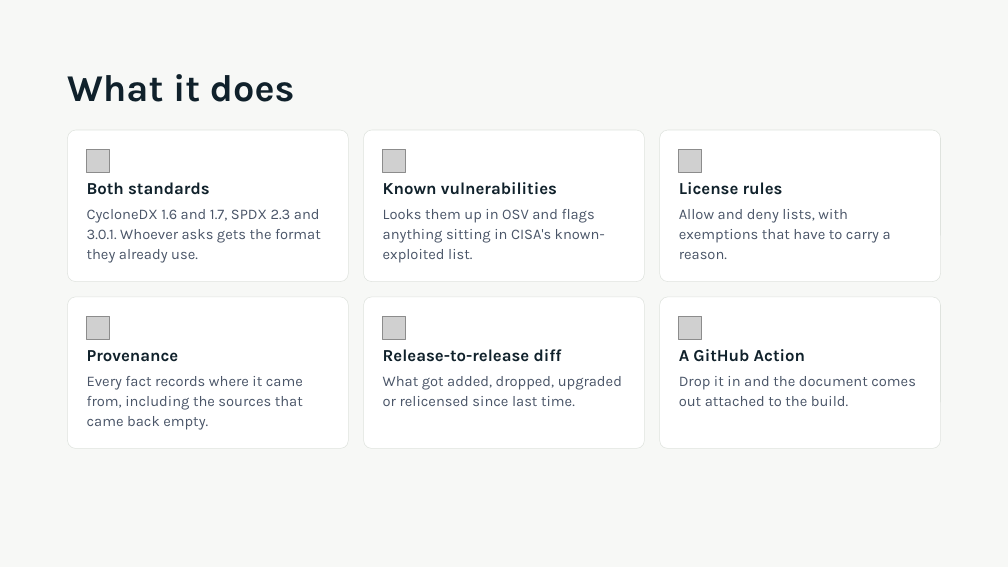
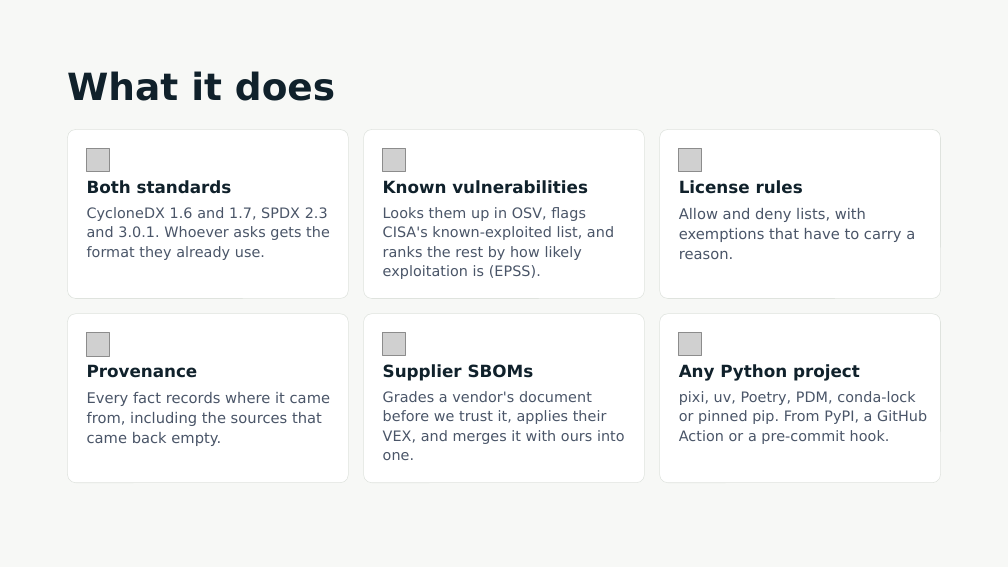
Before and after one commit to actions-marketplace-validations/millsks_pixi-sbom, a slide deck: slide 7 of docs/presentations/engineering-management/pixi-sbom-engineering.pptx. Drawn at 1008x567 pixels with LibreOffice and Linux fonts; fonts in the diff are those of the drawing; grey boxes stand for pictures. Boxes give left, top, right and bottom in pixels: in the first picture for what was removed or moved away, otherwise in the second. Text is boxed around its words. In the diff, an @@ line names an element or a change of style, - is before the commit and + after.

```diff
--- a/docs/presentations/engineering-management/pixi-sbom-engineering.pptx
+++ b/docs/presentations/engineering-management/pixi-sbom-engineering.pptx
@@ title "What it does" at bbox=[67, 71, 335, 101]: size 36 to 35.7 pt, font Karla to DejaVu Sans; line spacing 39.6pt to 39.2pt @@
@@ rounded rectangle: place and size @@
-rounded rectangle at bbox=[67, 130, 349, 282]
+rounded rectangle at bbox=[67, 129, 349, 299]
@@ rounded rectangle: place and size @@
-rounded rectangle at bbox=[364, 130, 645, 282]
+rounded rectangle at bbox=[364, 129, 645, 299]
@@ rounded rectangle: place and size @@
-rounded rectangle at bbox=[660, 130, 941, 282]
+rounded rectangle at bbox=[660, 129, 941, 299]
@@ text "CycloneDX 1.6 and 1.7, SPDX ..." at bbox=[87, 207, 330, 260]: size 14 to 13.7 pt, font Karla to DejaVu Sans; line spacing 18.9pt to 18.6pt @@
@@ text at bbox=[383, 207, 614, 279]: text changed; size 14 to 13.7 pt; font Karla to DejaVu Sans @@
-Looks them up in OSV and flags anything sitting in CISA's known-exploited list.
+Looks them up in OSV, flags CISA's known-exploited list, and ranks the rest by how likely exploitation is (EPSS).
@@ rounded rectangle: place and size @@
-rounded rectangle at bbox=[67, 297, 349, 449]
+rounded rectangle at bbox=[67, 314, 349, 483]
@@ rounded rectangle: place and size @@
-rounded rectangle at bbox=[364, 297, 645, 449]
+rounded rectangle at bbox=[364, 314, 645, 483]
@@ picture removed at bbox=[383, 316, 406, 340] @@
@@ proportions changed in 6 elements at bbox=[67, 129, 349, 299], bbox=[364, 129, 645, 299], bbox=[660, 129, 941, 299], bbox=[67, 314, 349, 483], bbox=[364, 314, 645, 483], bbox=[660, 314, 941, 483] @@
@@ rounded rectangle: place and size @@
-rounded rectangle at bbox=[660, 297, 941, 449]
+rounded rectangle at bbox=[660, 314, 941, 483]
@@ picture removed at bbox=[679, 316, 702, 340] @@
@@ picture added at bbox=[383, 333, 406, 355] @@
@@ picture added at bbox=[679, 333, 702, 355] @@
@@ font Karla to DejaVu Sans in 6 elements at bbox=[679, 208, 915, 259], bbox=[679, 180, 803, 194], bbox=[87, 180, 232, 194], bbox=[383, 180, 588, 194], bbox=[87, 364, 198, 378], bbox=[87, 392, 331, 446] @@
@@ 2 texts, 1 picture: place and size @@
-2 texts, 1 picture at bbox=[87, 316, 303, 430]
+2 texts, 1 picture at bbox=[87, 333, 331, 446]
@@ text at bbox=[383, 364, 534, 381]: text changed; font Karla to DejaVu Sans @@
-Release-to-release diff
+Supplier SBOMs
@@ text at bbox=[679, 364, 860, 381]: text changed; font Karla to DejaVu Sans @@
-A GitHub Action
+Any Python project
@@ text at bbox=[383, 391, 625, 460]: text changed; size 14 to 13.7 pt; font Karla to DejaVu Sans @@
-What got added, dropped, upgraded or relicensed since last time.
+Grades a vendor's document before we trust it, applies their VEX, and merges it with ours into one.
@@ text at bbox=[679, 391, 927, 444]: text changed; size 14 to 13.7 pt; font Karla to DejaVu Sans @@
-Drop it in and the document comes out attached to the build.
+pixi, uv, Poetry, PDM, conda-lock or pinned pip. From PyPI, a GitHub Action or a pre-commit hook.
```
Also in this commit, not shown: 10 other slides changed, 1 slide added, 1 slide removed, 16 other files.
